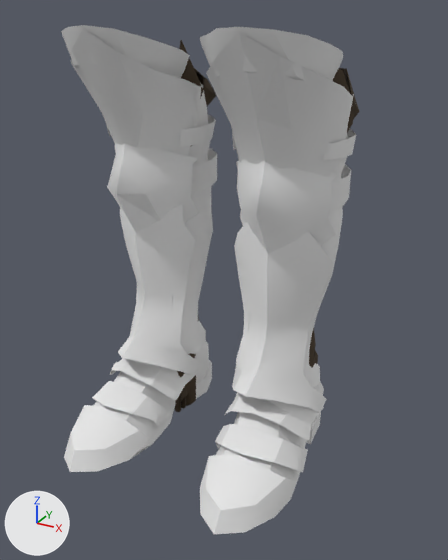
Renders of the glTF model godot-client/assets/actors/native/equipment/variants/human_female/knightly_greaves_06.glb from each side of a commit.
Before and after are seen from a camera (50 mm lens) standing at (0.37, -0.634, 0.54) and looking at (0.029, -0.013, 0.23). Every picture has the same lights, and +X, +Y and +Z are marked at lower left. The picture after the commit comes second. Vertices at exactly the same position are counted once.

Names of what the first picture shows: 'GeneratedBootBacking', 'GeneratedBootBackingWithLegs', 'Star Greaves'.
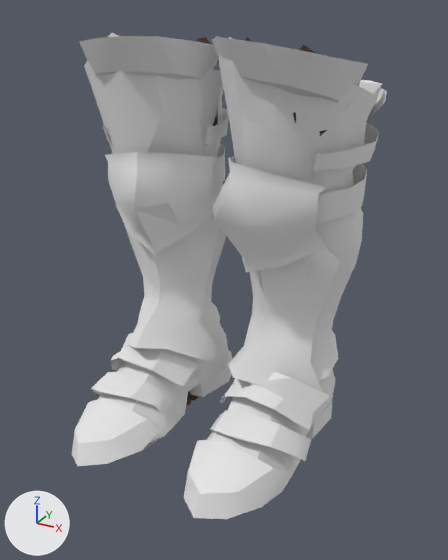
The change, as a list of edits to the scene's bpy script:
```text
Change me_star_greaves:
    used by ob_star_greaves; location = (0.0, 0.0, 0.0)
    remove me_star_greaves.from_pydata(...)  # 839 vertices, 1254 faces; spans x -0.163..0.165, y -0.18..0.12, z -0.004..0.524
    add me_star_greaves.from_pydata(...)  # 839 vertices, 1254 faces; spans x -0.194..0.184, y -0.178..0.146, z -0.004..0.515
    me_star_greaves part 1: the loose piece of 34 vertices spanning x 0.018..0.163, y -0.099..0.04, z 0.435..0.524 is multiplied about its middle by the matrix ((1.098, 0.451, 0.041), (-0.446, 1.094, -0.067), (-0.076, 0.094, 0.989)), then moved by (-0.002, 0.048, -0.005)
    me_star_greaves part 2: the loose piece of 33 vertices spanning x -0.159..-0.016, y -0.098..0.04, z 0.436..0.523 is multiplied about its middle by the matrix ((1.147, -0.311, -0.03), (0.308, 1.142, -0.063), (0.054, 0.102, 0.991)), then moved by (0.002, 0.047, -0.004)
    me_star_greaves part 3: 772 of 839 vertices moved; they spanned x -0.163..0.165, y -0.18..0.12, z -0.004..0.52 and now span x -0.194..0.184, y -0.178..0.146, z -0.004..0.515; mean shift (-0.001, 0.021, 0.004); largest move (0.017, -0.024, 0.467) -> (-0.003, 0.069, 0.467)
Change me_generatedbootbacking:
    used by ob_generatedbootbacking; location = (0.0, 0.0, 0.0)
    remove me_generatedbootbacking.from_pydata(...)  # 5864 vertices, 12260 faces; spans x -0.157..0.16, y -0.061..0.117, z -0.002..0.509
    add me_generatedbootbacking.from_pydata(...)  # 5878 vertices, 12288 faces; spans x -0.157..0.159, y -0.027..0.124, z -0.003..0.509
    me_generatedbootbacking part 4: 14 vertices moved within x -0.117..0.146, y -0.019..0.038, z 0.369..0.423; 5836 vertices removed from x -0.157..0.16, y -0.061..0.117, z -0.002..0.509; 5850 vertices added at x -0.157..0.159, y -0.027..0.124, z -0.003..0.509
Change me_generatedbootbackingwithlegs:
    used by ob_generatedbootbackingwithlegs; location = (0.0, 0.0, 0.0)
    remove me_generatedbootbackingwithlegs.from_pydata(...)  # 3544 vertices, 7160 faces; spans x -0.13..0.138, y -0.011..0.092, z -0.002..0.19
    add me_generatedbootbackingwithlegs.from_pydata(...)  # 3544 vertices, 7160 faces; spans x -0.134..0.136, y 0.005..0.096, z -0.002..0.191
    me_generatedbootbackingwithlegs part 5: 1777 of 3544 vertices moved; they spanned x 0.043..0.138, y -0.007..0.092, z -0.002..0.19 and now span x 0.042..0.136, y 0.008..0.096, z -0.002..0.19; mean shift (0.015, 0.013, 0.0); largest move (0.058, 0.01, 0.021) -> (0.124, 0.021, 0.021)
    me_generatedbootbackingwithlegs part 6: 1758 of 3544 vertices moved; they spanned x -0.13..-0.039, y -0.011..0.081, z -0.002..0.19 and now span x -0.134..-0.041, y 0.005..0.096, z -0.002..0.191; mean shift (-0.019, 0.017, 0.0); largest move (-0.056, 0.007, 0.021) -> (-0.127, 0.02, 0.021)
```

Where the change shows, as pixel boxes (x1, y1, x2, y2) in the pictures (448 x 560 px; the box of a moved part takes in the faces that stretch with it):
'Star Greaves', reshaped (7% wider): before (61, 25, 356, 534); after (72, 33, 387, 519)
'GeneratedBootBacking', reshaped (mostly hidden): before (179, 40, 359, 409); after (191, 37, 359, 400)
'GeneratedBootBackingWithLegs', reshaped (mostly hidden): before (174, 342, 317, 412); after (186, 391, 191, 405)
part 1 of me_star_greaves, moved or reshaped: before (200, 27, 343, 81); after (211, 36, 368, 102)
part 2 of me_star_greaves, moved or reshaped: before (61, 25, 190, 78); after (79, 36, 218, 80)
part 3 of me_star_greaves, moved or reshaped: before (64, 28, 356, 534); after (72, 33, 387, 519)
part 5 of me_generatedbootbackingwithlegs, moved or reshaped (not visible afterwards): before (309, 342, 317, 366)
part 6 of me_generatedbootbackingwithlegs, moved or reshaped (mostly hidden afterwards): before (174, 353, 196, 412); after (186, 391, 191, 405)
